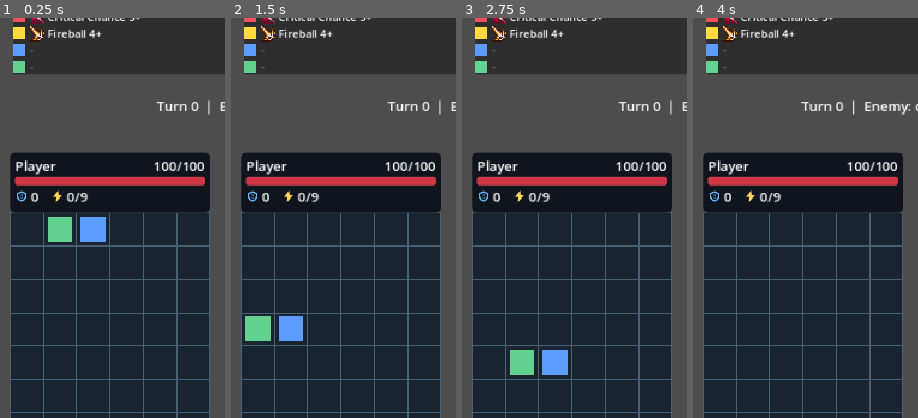
Above: before the commit, frames 1-4 (left to right).
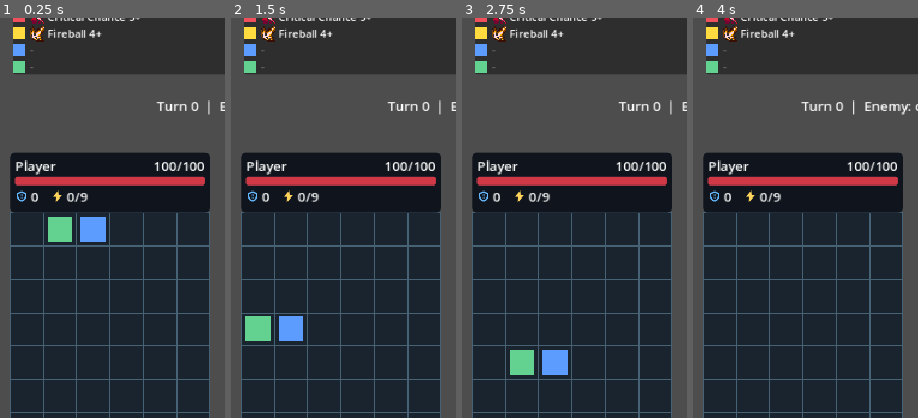
Above: after the commit, the same moments.

Repository: emarose/puzzle-fighter
Game: Godot game, scene res://scenes/main/Main.tscn
Same seed, same stepped clock (60 frames per second), same inputs: the game is played once before the commit and once after it.
Inputs:
- Up to frame 1 (0.25 s): no input
- Up to frame 2 (1.5 s): click "Left" at 0.5 s; click "Down" at 1.25 s
- Up to frame 3 (2.75 s): click "Right" at 2 s
- Up to frame 4 (4 s): click "Rotate" at 2.75 s; click "Drop" at 3.5 s
The pictures show only the part of the screen within x 0-50%, y 3-53%; the shares and areas given below are measured in that part.

The runs differ from the first frame. In frame 1, 0.2% of the frame differs, in the area x 13-20%, y 2-6%; in frame 2, 0.2%; in frame 3, 0.2%; in frame 4, 0.2%.

Commit message:
feat: colored border on icons

Diff:
--- a/scripts/board/BoardView.gd
+++ b/scripts/board/BoardView.gd
@@ -210,7 +210,7 @@
             )
             draw_rect(inner_rect, fill_color)
             if not cell.special_gem_id.is_empty():
-                _draw_special_gem_marker(inner_rect, cell.special_gem_id, Vector2i(x, y))
+                _draw_special_gem_marker(inner_rect, cell.special_gem_id, fill_color, Vector2i(x, y))
 
     for movement in gravity_movements:
         var source: Vector2i = movement.get("from", Vector2i.ZERO)
@@ -222,10 +222,11 @@
             position * cell_size + Vector2(cell_inset, cell_inset),
             cell_size - Vector2(cell_inset * 2.0, cell_inset * 2.0)
         )
-        draw_rect(inner_rect, color_for_id(str(movement.get("color_id", ""))))
+        var moving_color: Color = color_for_id(str(movement.get("color_id", "")))
+        draw_rect(inner_rect, moving_color)
         var gem_id: String = str(movement.get("special_gem_id", ""))
         if not gem_id.is_empty():
-            _draw_special_gem_marker(inner_rect, gem_id)
+            _draw_special_gem_marker(inner_rect, gem_id, moving_color)
 
     for cell_position in explosion_cells:
         if typeof(cell_position) != TYPE_VECTOR2I:
@@ -248,12 +249,12 @@
                 2.0
             )
 
-func _draw_special_gem_marker(rect: Rect2, gem_id: String, cell_position: Vector2i = Vector2i(-1, -1)) -> void:
+func _draw_special_gem_marker(rect: Rect2, gem_id: String, block_color: Color, cell_position: Vector2i = Vector2i(-1, -1)) -> void:
     var icon: Texture2D = special_gem_icons.get(gem_id) as Texture2D
     var status: int = SpecialGemGlyph.Status.IDLE
     if gem_status_provider.is_valid():
         status = int(gem_status_provider.call(cell_position))
-    SpecialGemGlyph.draw_badge(self, rect, icon, status)
+    SpecialGemGlyph.draw_badge(self, rect, icon, status, block_color)
 
 func color_for_id(color_id: String) -> Color:
     match color_id:
--- a/scripts/pieces/PieceView.gd
+++ b/scripts/pieces/PieceView.gd
@@ -30,7 +30,7 @@
 		if not str(block.get("special_gem_id", "")).is_empty():
 			var gem_id: String = str(block.get("special_gem_id", ""))
 			var icon: Texture2D = special_gem_icons.get(gem_id) as Texture2D
-			SpecialGemGlyph.draw_badge(self, rect, icon, SpecialGemGlyph.Status.IDLE)
+			SpecialGemGlyph.draw_badge(self, rect, icon, SpecialGemGlyph.Status.IDLE, color)
 
 var special_gem_icons: Dictionary = {}
 
--- a/scripts/ui/SpecialGemGlyph.gd
+++ b/scripts/ui/SpecialGemGlyph.gd
@@ -22,14 +22,14 @@
 		_:
 			return Color(0.75, 0.75, 0.75, 1.0)
 
-static func status_color(status: int) -> Color:
+static func status_color(status: int, idle_color: Color = IDLE_COLOR) -> Color:
 	match status:
 		Status.READY:
 			return READY_COLOR
 		Status.BLOCKED:
 			return BLOCKED_COLOR
 		_:
-			return IDLE_COLOR
+			return idle_color
 
 # Maps gem id -> icon so views only receive plain presentation data.
 static func icons_by_id(gems: Array[SpecialGemDefinition]) -> Dictionary:
@@ -38,9 +38,10 @@
 		icons[gem.id] = gem.icon
 	return icons
 
-# Draws the gem icon fitted (aspect preserved) inside `rect` plus a status border.
-static func draw_badge(canvas: CanvasItem, rect: Rect2, icon: Texture2D, status: int) -> void:
-	var accent: Color = status_color(status)
+# Draws the gem icon fitted (aspect preserved) inside `rect` plus a border that
+# uses `block_color` when idle and the status color when ready/blocked.
+static func draw_badge(canvas: CanvasItem, rect: Rect2, icon: Texture2D, status: int, block_color: Color = IDLE_COLOR) -> void:
+	var accent: Color = status_color(status, block_color)
 	canvas.draw_rect(rect, Color(0.08, 0.08, 0.12, 0.85))
 	if icon != null:
 		var icon_rect: Rect2 = fit_rect(icon.get_size(), rect.grow(-rect.size.x * 0.08))
Binary file changed: resources/special_gems/yellow/fireball.png
